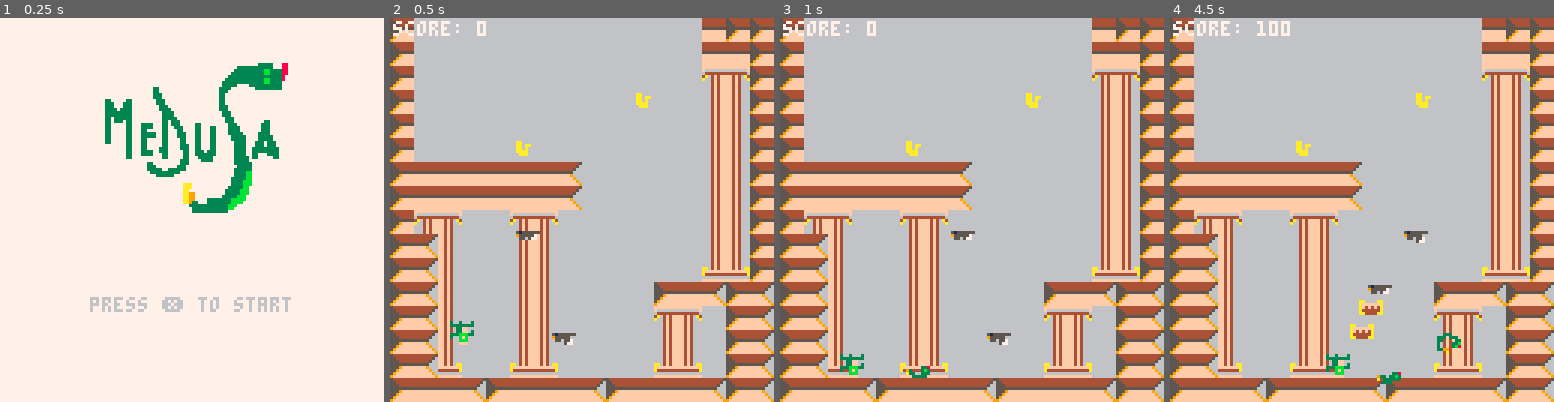
Above: before the commit, frames 1-4 (left to right).
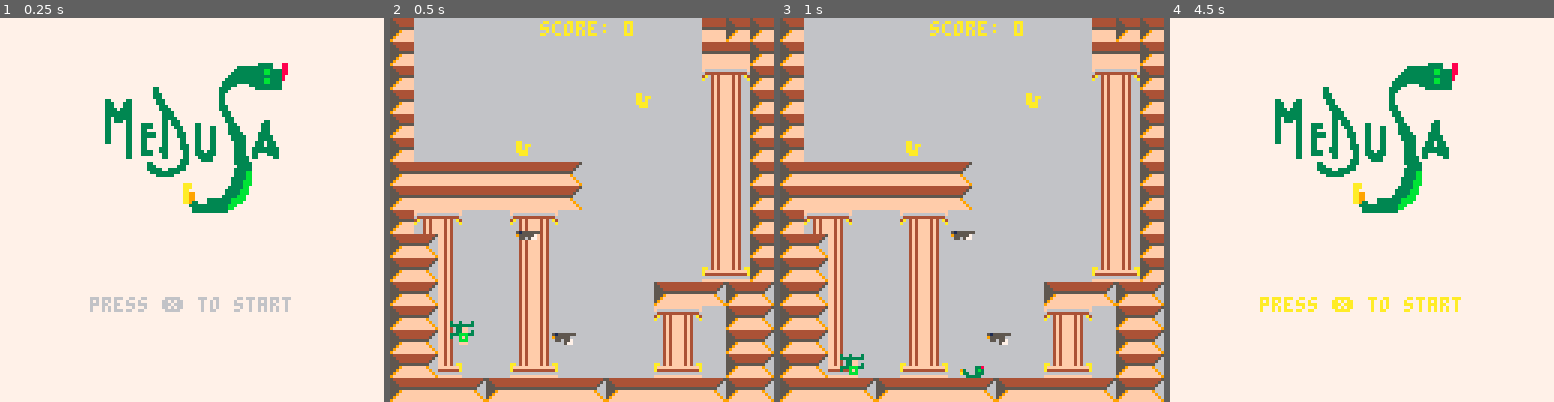
Above: after the commit, the same moments.

Repository: mandreea21/Medusa-Pico-8-Game-
Game: PICO-8 cartridge medusa.p8
The game is run twice, just before and just after one commit, with the same random seed, the same clock (stepped at 60 frames per second) and the same inputs.
Inputs:
- Up to frame 1 (0.25 s): no input
- Up to frame 2 (0.5 s): tap X (X key) at 0.33 s
- Up to frame 3 (1 s): tap O (Z key) at 0.7 s
- Up to frame 4 (4.5 s): tap X (X key) at 1.07, 1.85, 2.97, 4.08 s; hold Right 1.6-2.1 s; tap O (Z key) every 0.4 s from 1.7 to 4.1 s; hold Right 2.47-3.03 s; hold Left 3.08-3.58 s; hold Right from 4.02 s (still down)

Frame 1 is identical in both runs. In frame 2, 0.7% of the frame differs, in the area x 0-64%, y 0-5%; in frame 3, 1.0%; in frame 4, 99%, in the area x 0-100%, y 0-100%.

Commit message:
Move both sides and attack both sides

Diff:
--- a/medusa.p8
+++ b/medusa.p8
@@ -5,11 +5,11 @@
 function _init()
 				scene = "menu"
     load_map()
-    player = {x = 20, y = 100, dx = 0, dy = 0, score = 0, on_ground = false}
+    player = {x = 20, y = 100, dx = 0, dy = 0, score = 0, on_ground = false, facing_left}
     gravity = 0.2
     jump_strength = -2.8
-    move_speed = 1
-    bullet_speed = 2
+    move_speed = 2
+    bullet_speed = 4
     bullets = {}
     treasures = {{x = 40, y = 40}, {x = 80, y = 24}}
     enemies = {{x = 50, y = 102, dir = 1},
@@ -131,13 +131,21 @@
 -->8
 -- game
 function game_on()
-				player.dy += gravity
+    player.dy += gravity
     player.on_ground = false
 
     -- player movement
-    if btn(0) then player.dx = -move_speed end -- left
-    if btn(1) then player.dx = move_speed end -- right
-    if not btn(0) and not btn(1) then player.dx = 0 end -- no horizontal movement
+    if btn(0) then
+        player.dx = -move_speed
+        player.facing_left = true
+    end -- left
+    if btn(1) then
+        player.dx = move_speed
+        player.facing_left = false
+    end -- right
+    if not btn(0) and not btn(1) then
+        player.dx = 0
+    end -- no horizontal movement
 
     -- horizontal collision detection
     player.x += player.dx
@@ -161,7 +169,8 @@
 
     -- shooting bullets
     if btnp(4) then
-        spawn_bullet(player.x + 4, player.y + 4, 1)
+        local bullet_dx = player.facing_left and -1 or 1
+        spawn_bullet(player.x + 4, player.y + 4, bullet_dx)
     end
 
     -- update bullets
@@ -205,17 +214,20 @@
 
     -- check if all treasures collected and player reached exit
     if #treasures == 0 and abs(player.x - exit.x) < 8 and abs(player.y - exit.y) < 8 then
-
         _init()
     end
 end
 
-
 function draw_game()
-				cls()
+    cls()
     draw_map()
 
-    spr(1, player.x, player.y)
+    -- draw player
+    if player.facing_left then
+        spr(1, player.x, player.y, 1, 1, true) -- true flips the sprite horizontally
+    else
+        spr(1, player.x, player.y)
+    end
 
     for t in all(treasures) do
         spr(2, t.x, t.y)
@@ -245,9 +257,10 @@
         spr(20, stone.x, stone.y)
     end
 
-
-    print("score: " .. player.score, 1, 1, 7) -- display score at the top-left corner in color 7 (white)
-end
+    print("score: " .. player.score, 50, 1, 10) -- display score at the top-left corner in color 7 (white)
+end
+
+
 
 -->8
 -- menu
